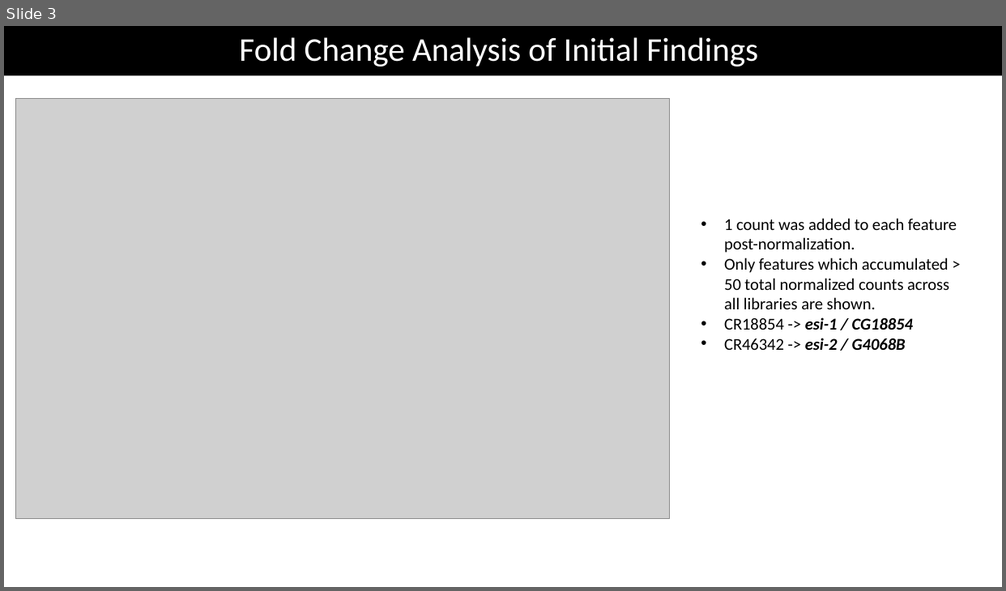
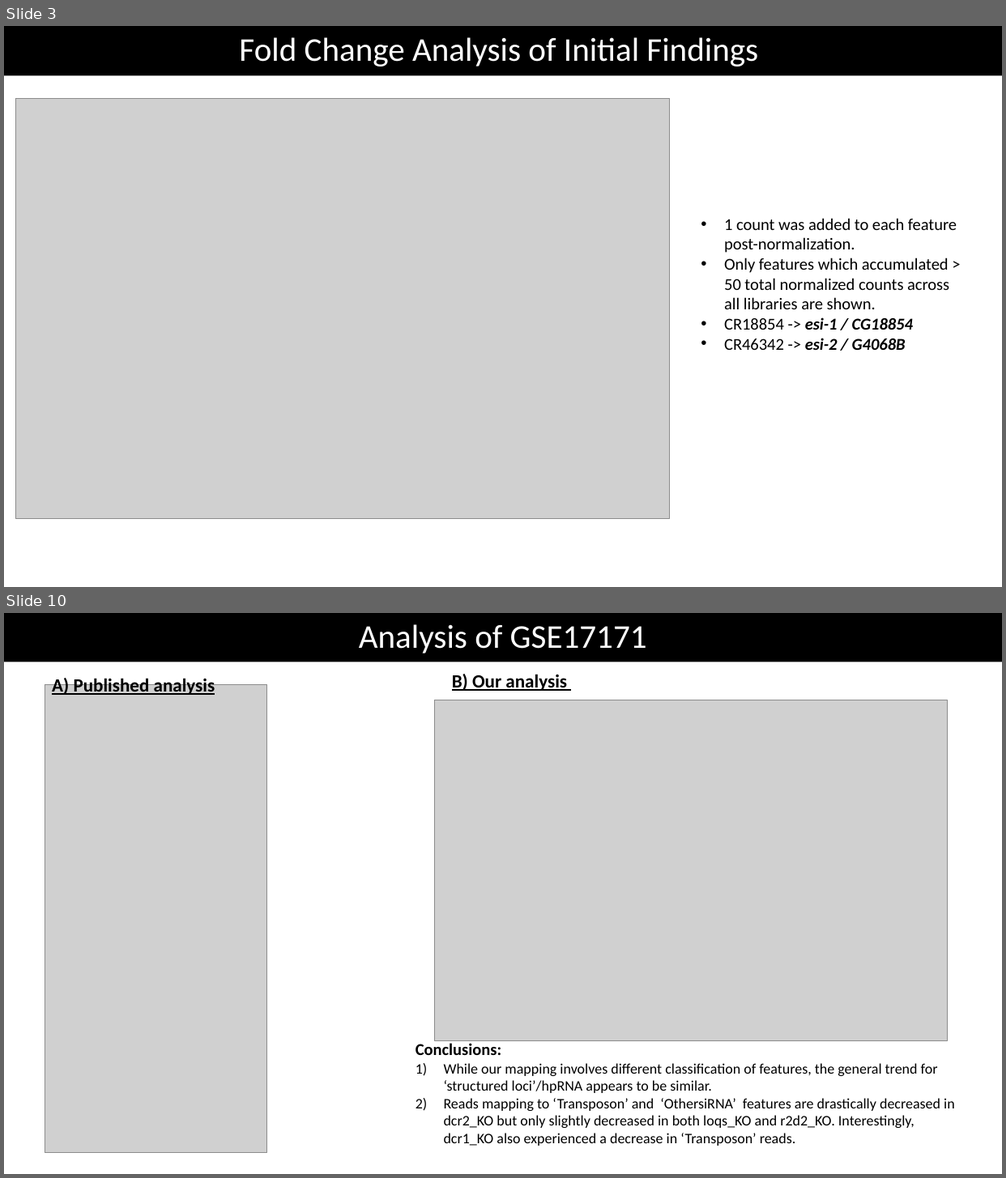
Before and after one commit to jinweelee/notebooks, a slide deck: recent_papers/presentation/Small RNA-seq Analysis of.pptm. Shown one above the other, each under a label of ours: slide 3 before the commit, slides 3 and 10 after it; the slides between them are not shown. The pictures are 1006x591 and 1006x1178 pixels, drawn with LibreOffice and Linux fonts; fonts in the diff are those of the drawing; grey boxes stand for pictures. Boxes give left, top, right and bottom in pixels: in the first picture for what was removed or moved away, otherwise in the second. Text is boxed around its words. In the diff, an @@ line names an element or a change of style, - is before the commit and + after.

```diff
--- a/recent_papers/presentation/Small RNA-seq Analysis of.pptm
+++ b/recent_papers/presentation/Small RNA-seq Analysis of.pptm
@@ slide 10 added at [4,613,1002,1174], background #FFFFFF @@
@@ rectangle added at [4,613,1002,662], fill #000000, 32 pt, text #FFFFFF @@
+Analysis of GSE17171
@@ picture added at [44,685,266,1152] @@
@@ text added at [52,675,215,695], 18 pt, text #000000, bold, underline @@
+A) Published analysis
@@ text added at [452,674,567,691], 18 pt, text #000000, bold, underline @@
+B) Our analysis
@@ picture added at [434,700,948,1041] @@
@@ text added at [415,1043,955,1146], 14 pt, text #000000 @@
+Conclusions:
+1) While our mapping involves different classification of features, the general trend for ‘structured loci’/hpRNA appears to be similar.
+2) Reads mapping to ‘Transposon’ and ‘OthersiRNA’ features are drastically decreased in dcr2_KO but only slightly decreased in both loqs_KO and r2d2_KO. Interestingly, dcr1_KO also experienced a decrease in ‘Transposon’ reads.
```
Also in this commit, not shown: 11 slides changed, 1 other slide added, 2 slides removed, 1 other file.
